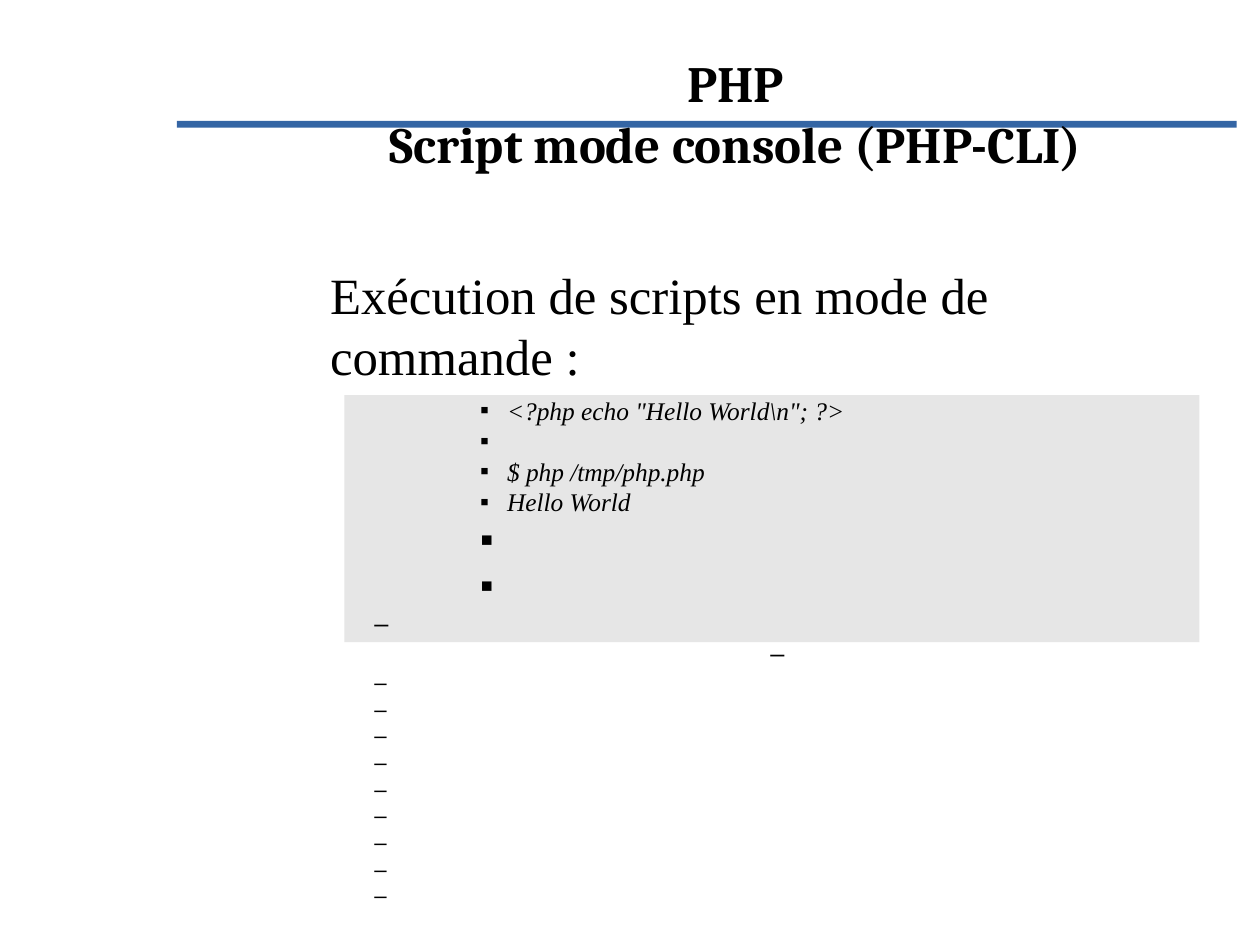
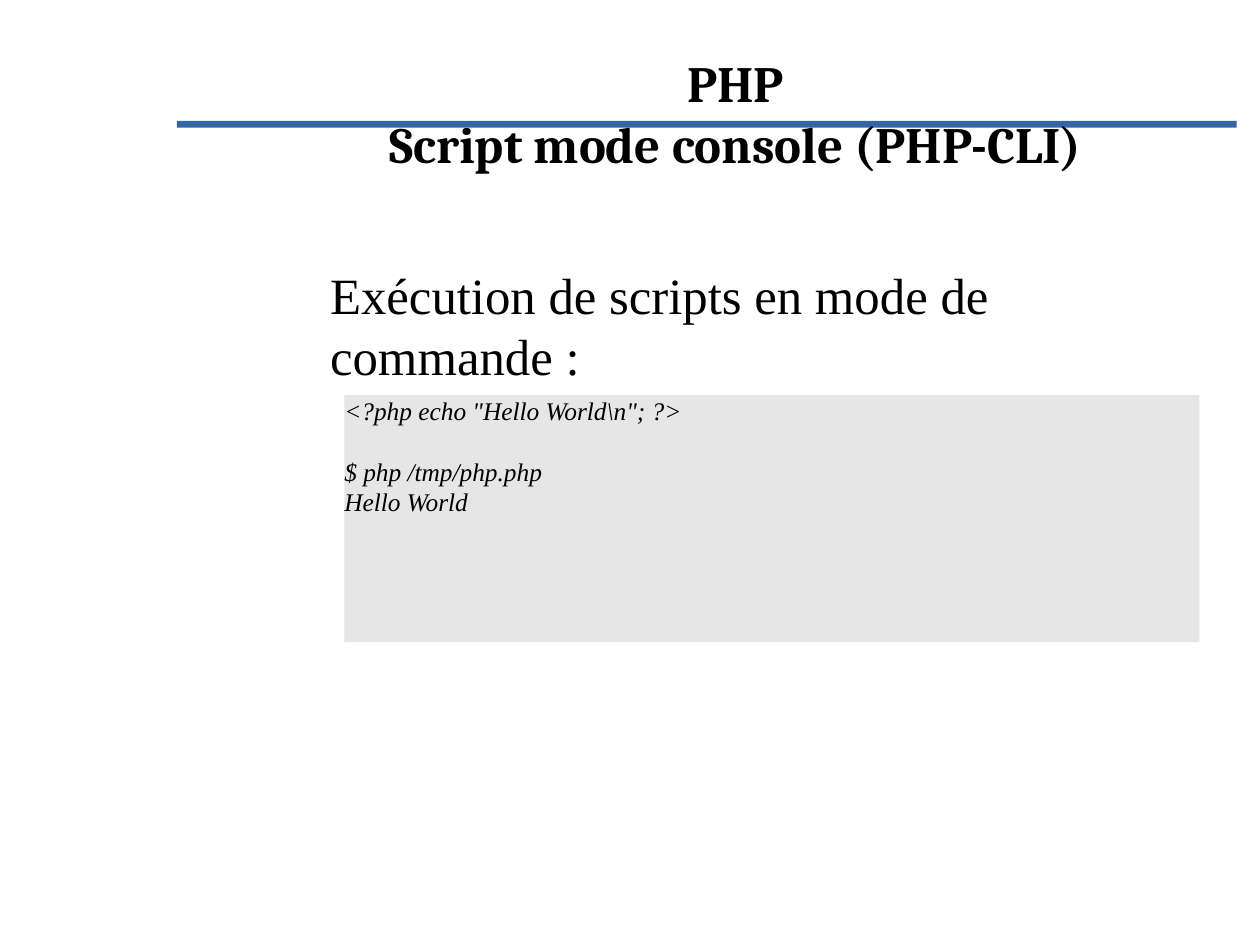
Before and after one commit to Evolix/evoformations, a slide deck: slide 10 of slides/php.odp. Drawn at 1260x945 pixels with LibreOffice and Linux fonts; fonts in the diff are those of the drawing; background and template pictures are left out. Boxes give left, top, right and bottom in pixels: in the first picture for what was removed or moved away, otherwise in the second. Text is boxed around its words. In the diff, an @@ line names an element or a change of style, - is before the commit and + after.

```diff
--- a/slides/php.odp
+++ b/slides/php.odp
@@ rectangle "<?php echo "Hello World\n"; ?>" at (344, 396, 1199, 643): bullet ▪ to none @@
```
Also in this commit, not shown: 10 other slides changed, 3 slides added, 2 other files.
